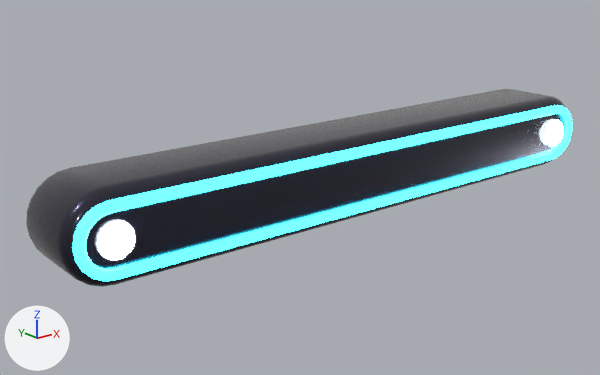
The glTF model assets/models/paddle_vanlig_280.glb as it was, and as the next commit left it.
One viewpoint serves both versions: a 50 mm camera at (-2.37, -2.61, 1.0) aimed at (-0.2, 0.1, -0.09). Lighting does not change. The marker at lower left points along +X, +Y and +Z. The first picture is the older version. Vertices at exactly the same position are counted once.

Objects in the first picture: 'paddle_vanlig'.
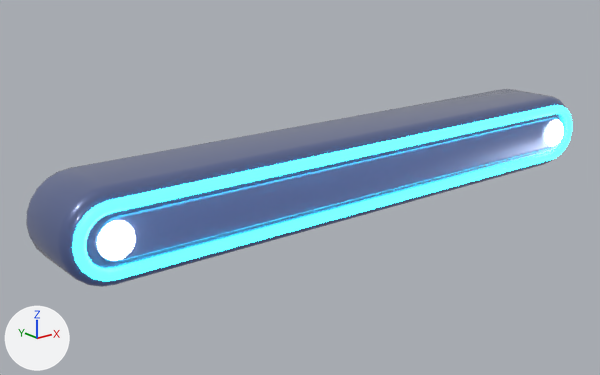
What the commit changed:
Material 'paddle_body' (mat_paddle_body) changes colour from dark blue #1c1a33 to dark blue #4a5578; in linear values from (0.0116, 0.0103, 0.0331) to (0.0685, 0.0908, 0.188).
In material 'paddle_body' (mat_paddle_body), metallic goes from 0.7 to 0.35.
In material 'paddle_body' (mat_paddle_body), roughness goes from 0.25 to 0.32.
In material 'paddle_body' (mat_paddle_body), emission_color is now set to (0.0194, 0.0296, 0.0844), dark blue #263052.
In material 'paddle_body' (mat_paddle_body), emission_strength is now set to 1.0.
Material 'paddle_plate' (mat_paddle_plate) is new.
Its base color is (0.144, 0.195, 0.381) (blue #6a7aa6).
Its metallic is 0.3.
Its roughness is 0.28.
Its coat weight is 1.0.
Its coat roughness is 0.05.
Its emission color is (0.0273, 0.0452, 0.133) (dark blue #2e3c66).
Its emission strength is 1.0.
me_paddle_vanlig is used by ob_paddle_vanlig; location (0.0, 0.0, 0.0).
me_paddle_vanlig had 708 vertices, 1404 faces and spanned x -1.4..1.4, y -0.22..0.18, z -0.18..0.18.
me_paddle_vanlig now has 928 vertices, 1840 faces and spans x -1.4..1.4, y -0.22..0.18, z -0.18..0.18.
Part 1, on me_paddle_vanlig:
62 faces are deleted.
8 vertices move within x -1.27..1.27, y -0.19..-0.18, z -0.06..0.06.
207 vertices are added at x -1.29..1.29, y -0.19..-0.17, z -0.08..0.08.
6 new vertices lie (-2.42, 0.0, 0.0) away from vertices in x 1.21, y -0.19..-0.18, z -0.08..-0.07.
7 new vertices lie (2.42, 0.0, 0.0) away from vertices in x -1.21, y -0.19..-0.17, z 0.07..0.08.
436 new faces join them, mat_paddle_plate (blue #6a7aa6).
62 new faces join them, mat_paddle_cap (black #000000, glowing pale blue #e8fdff).
me_paddle_vanlig gains material mat_paddle_plate (blue #6a7aa6).

Pixel boxes (x1, y1, x2, y2) of what changed, in the pictures (600 x 375 px):
'paddle_vanlig', recoloured, surface changed, reshaped (pale blue to blue)
    both: (26, 89, 572, 287)
part 1 of me_paddle_vanlig, built on
    before: (97, 222, 112, 261)
    after: (96, 117, 558, 262)
